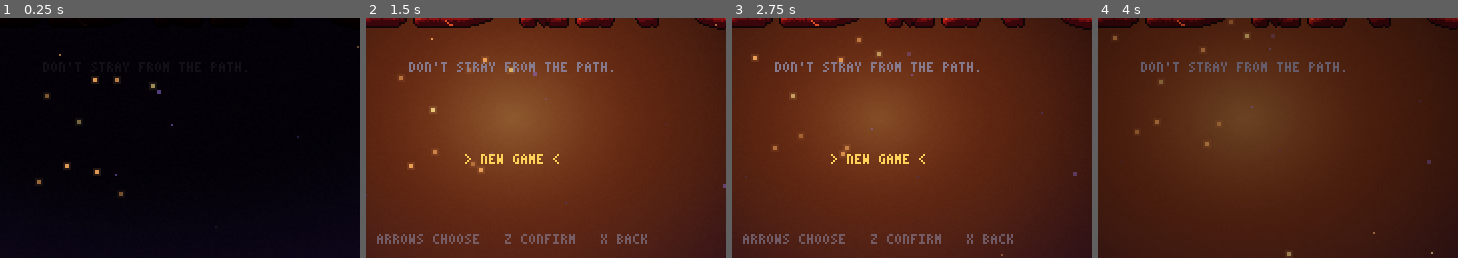
Above: before the commit, frames 1-4 (left to right).
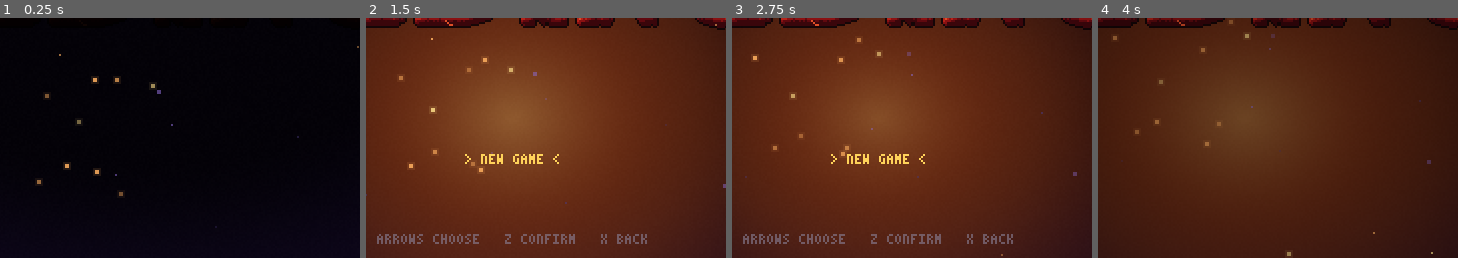
Above: after the commit, the same moments.

Repository: jradmac/the-red
Game: Godot game, scene res://scenes/main.tscn
Same seed, same stepped clock (60 frames per second), same inputs: the game is played once before the commit and once after it.
Inputs (mouse positions are % of the whole screen's width and height, from its top left):
- Up to frame 1 (0.25 s): no input
- Up to frame 2 (1.5 s): tap Enter (ui_accept) at 0.5, 0.77, 1.07 s; move the mouse to (72, 45) at 0.52 s; hold D (move_right) 0.53-1.25 s; tap B (bomb) at 0.6 s; click (72, 45) at 0.67 s; drag from (30, 55) to (45, 70) at 1.27 s
- Up to frame 3 (2.75 s): move the mouse to (60, 28) at 2.02 s; hold D (move_right) from 2.03 s (still down); tap G (guide) at 2.1 s
- Up to frame 4 (4 s): release D (move_right) at 2.75 s; tap R (restart) at 2.75 s; drag from (45, 70) to (20, 35) at 2.77 s; move the mouse to (80, 65) at 3.52 s; hold A (move_left) from 3.53 s (still down); tap E (match) at 3.6 s; tap Enter (ui_accept) at 3.77 s
The pictures show only the part of the screen within x 30-80%, y 50-100%; the shares and areas given below are measured in that part.

The runs differ from the first frame. In frame 2, 0.8% of the frame differs, in the area x 11-69%, y 18-23%; in frame 3, 0.8%; in frame 4, 0.8%.

Commit message:
Title screen: just the title, no tagline
Co-Authored-By: Claude Opus 5.5 <noreply@anthropic.com>
Claude-Session: https://claude.ai/code/session_01VuDZBwELyciHjvCxSy56p5

Diff:
--- a/scripts/title_screen.gd
+++ b/scripts/title_screen.gd
@@ -218,10 +218,6 @@
 	for i in _motes.size():   # motes in front
 		if i % 2 == 1:
 			_draw_mote(_motes[i])
-	# the line under it, lit the same way
-	var sy := LOGO_Y + LOGO.get_height() + 8
-	var sub_b := 0.12 + 0.88 * (1.0 - smoothstep(radius * 0.45, radius * 1.05, Vector2(cx, sy).distance_to(light)))
-	_text_c(cx, sy, "DON'T STRAY FROM THE PATH.", Color(C_DIM, 0.9 * sub_b))
 	match _state:
 		"press":
 			if fmod(_t, 1.1) < 0.75:
